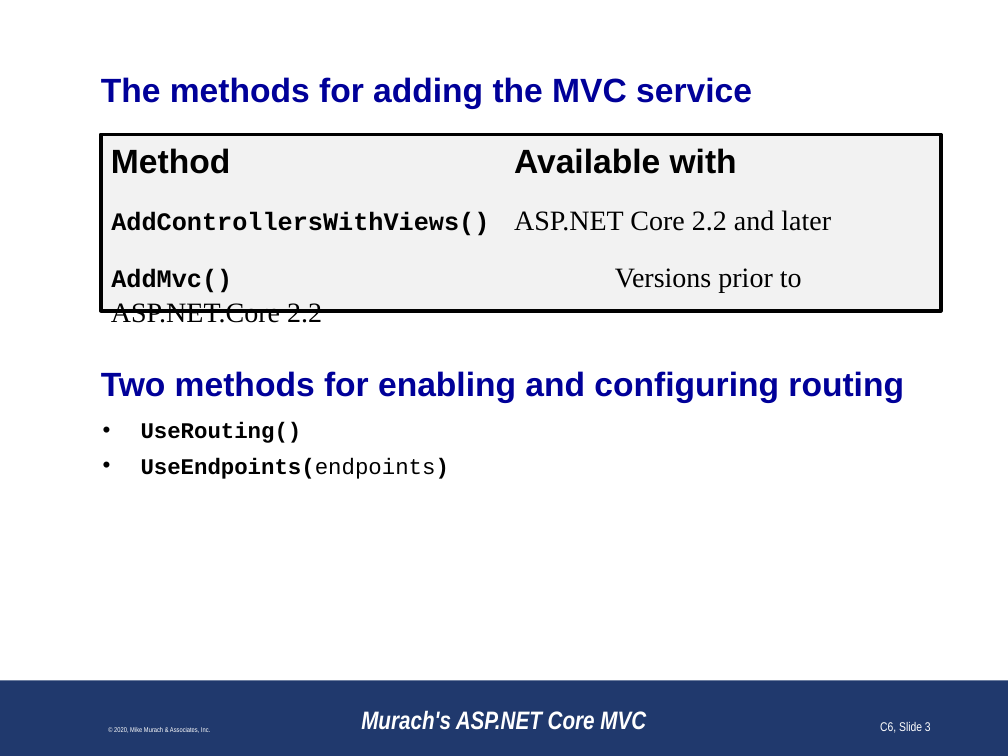
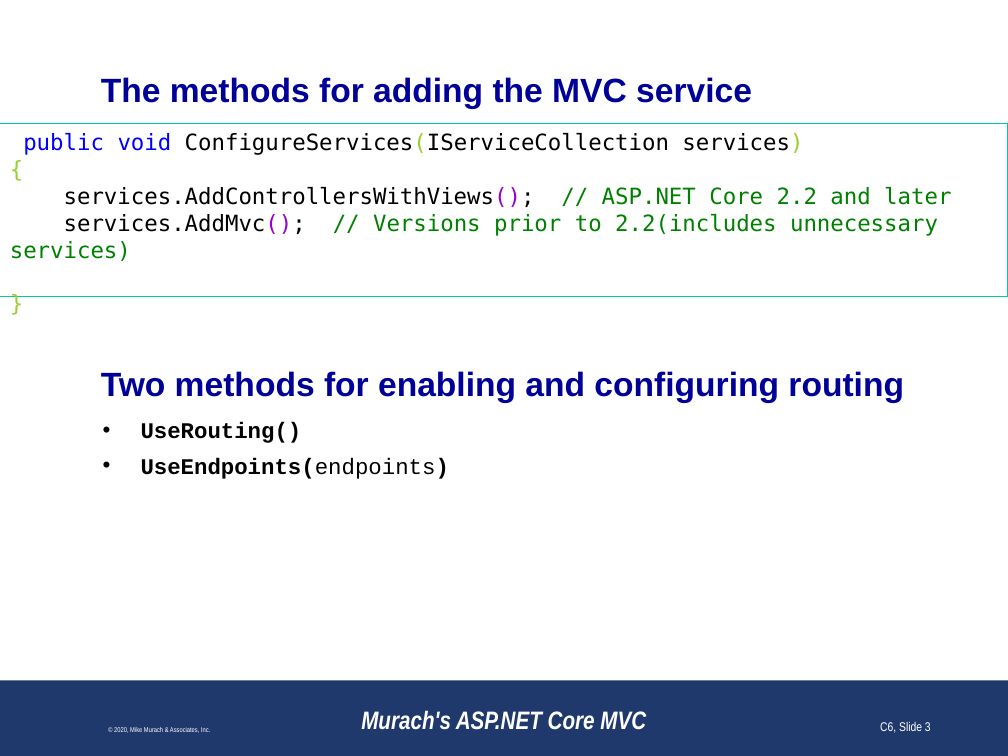
Before and after one commit to jin-co/web-cSharp, a slide deck: slide 3 of CheatSheetCSharp/CheatSheetCSharp/wwwroot/references/routing.pptx. Drawn at 1008x756 pixels with LibreOffice and Linux fonts; fonts in the diff are those of the drawing; background and template pictures are left out. Boxes give left, top, right and bottom in pixels: in the first picture for what was removed or moved away, otherwise in the second. Text is boxed around its words. In the diff, an @@ line names an element or a change of style, - is before the commit and + after.

```diff
--- a/CheatSheetCSharp/CheatSheetCSharp/wwwroot/references/routing.pptx
+++ b/CheatSheetCSharp/CheatSheetCSharp/wwwroot/references/routing.pptx
@@ rectangle "public void ConfigureServices(IServiceCollection services)": place and size @@
-rectangle "public void ConfigureServices(IServiceCollection services)" at [101, 134, 940, 310]
+rectangle "public void ConfigureServices(IServiceCollection services)" at [0, 123, 1008, 296]
@@ rectangle "public void ConfigureServices(IServiceCollection services)" at [0, 123, 1008, 296]: text to rectangle; fill #F2F2F2 to #FFFFFF; outline #000000 2.5 pt to #00CC99 0.75 pt @@
@@ text in rectangle at [10, 133, 951, 261]: text changed; size 20 to 16 pt; font Times New Roman to DejaVu Sans Mono; bold off @@
-Method Available with
-AddControllersWithViews() ASP.NET Core 2.2 and later
-AddMvc() Versions prior to ASP.NET.Core 2.2
+public void ConfigureServices(IServiceCollection services)
+{
+services.AddControllersWithViews(); // ASP.NET Core 2.2 and later
+services.AddMvc(); // Versions prior to 2.2(includes unnecessary services)
+}
```
Also in this commit, not shown: 3 slides removed, 2 other files.
